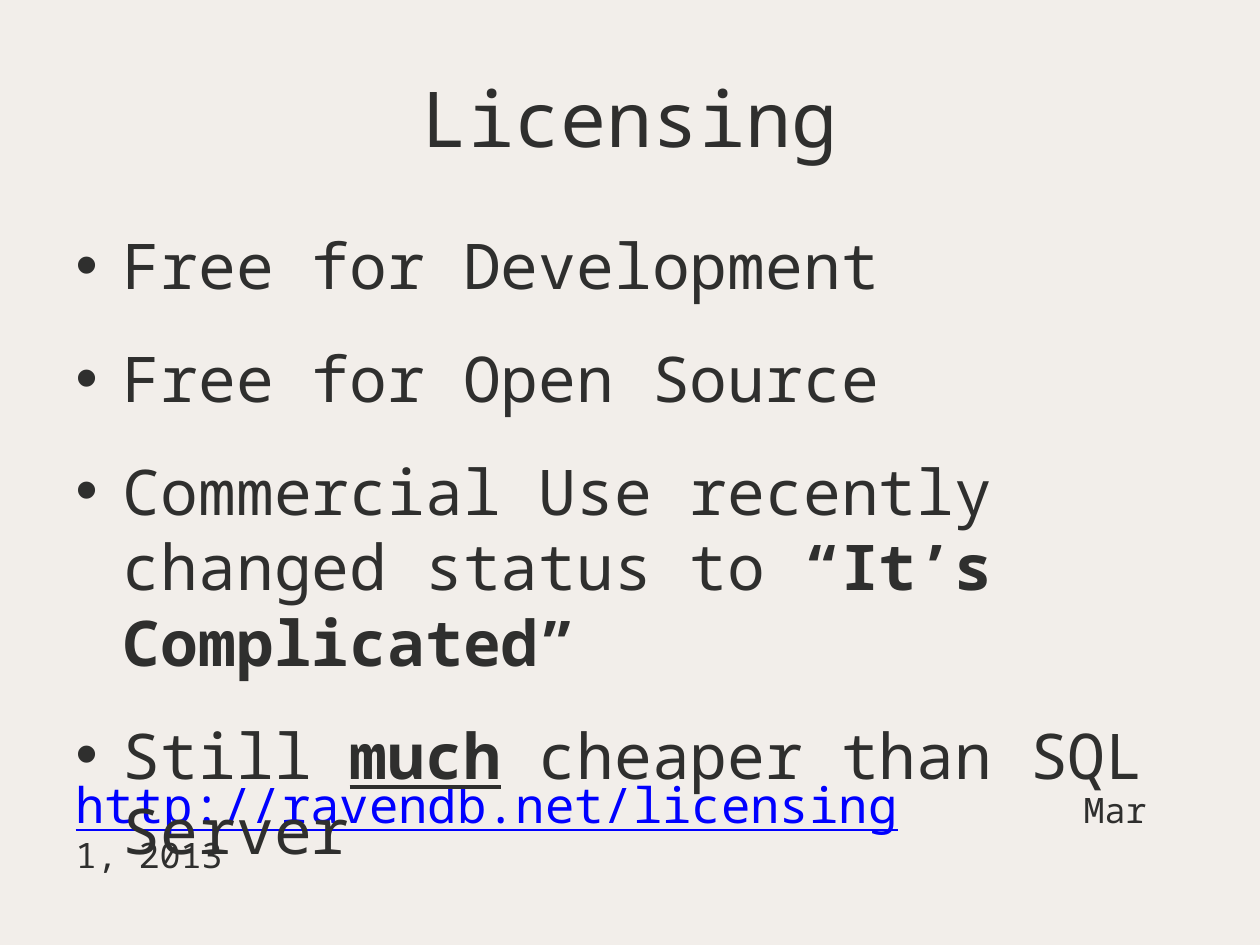
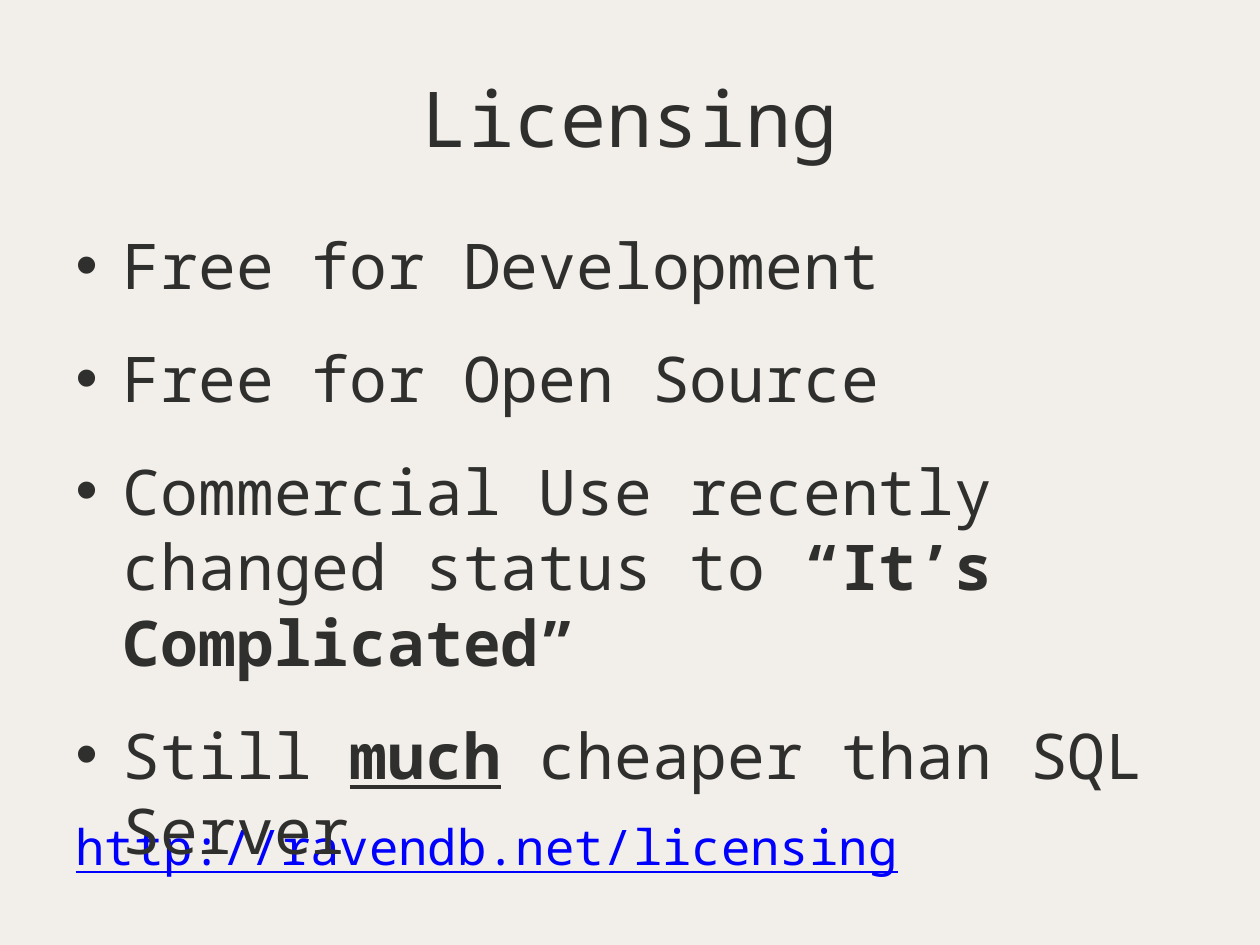
Before and after one commit to ondrejbalas/talks-ravendb-intro, a slide deck: slide 51 of Geting started with No SQL using RavenDB.pptx (slide 47 before the commit). Drawn at 1260x945 pixels with LibreOffice and Linux fonts; fonts in the diff are those of the drawing. Boxes give left, top, right and bottom in pixels: in the first picture for what was removed or moved away, otherwise in the second. Text is boxed around its words. In the diff, an @@ line names an element or a change of style, - is before the commit and + after.

```diff
--- a/Geting started with No SQL using RavenDB.pptx
+++ b/Geting started with No SQL using RavenDB.pptx
@@ text at box(76, 819, 898, 877): text changed @@
-http://ravendb.net/licensing Mar 1, 2013
+http://ravendb.net/licensing
```
Also in this commit, not shown: 3 other slides changed, 4 slides added, 18 other files.
